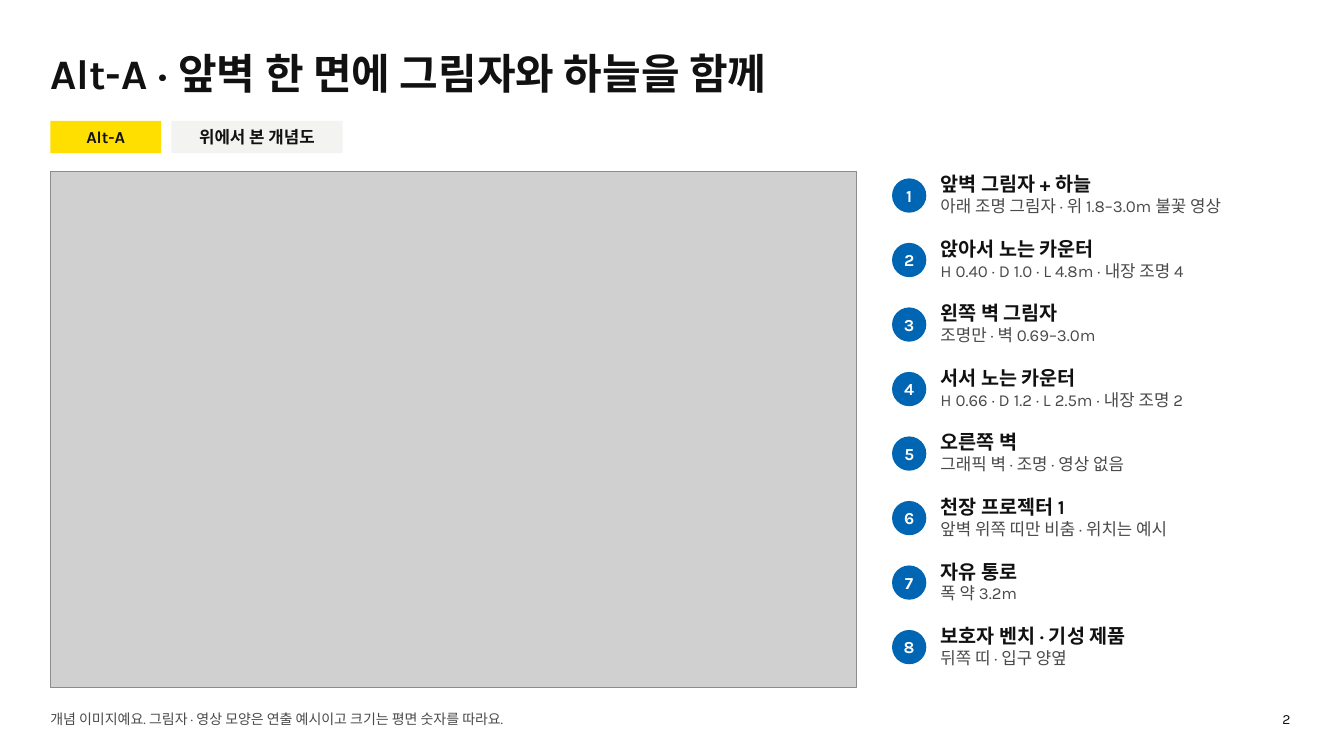
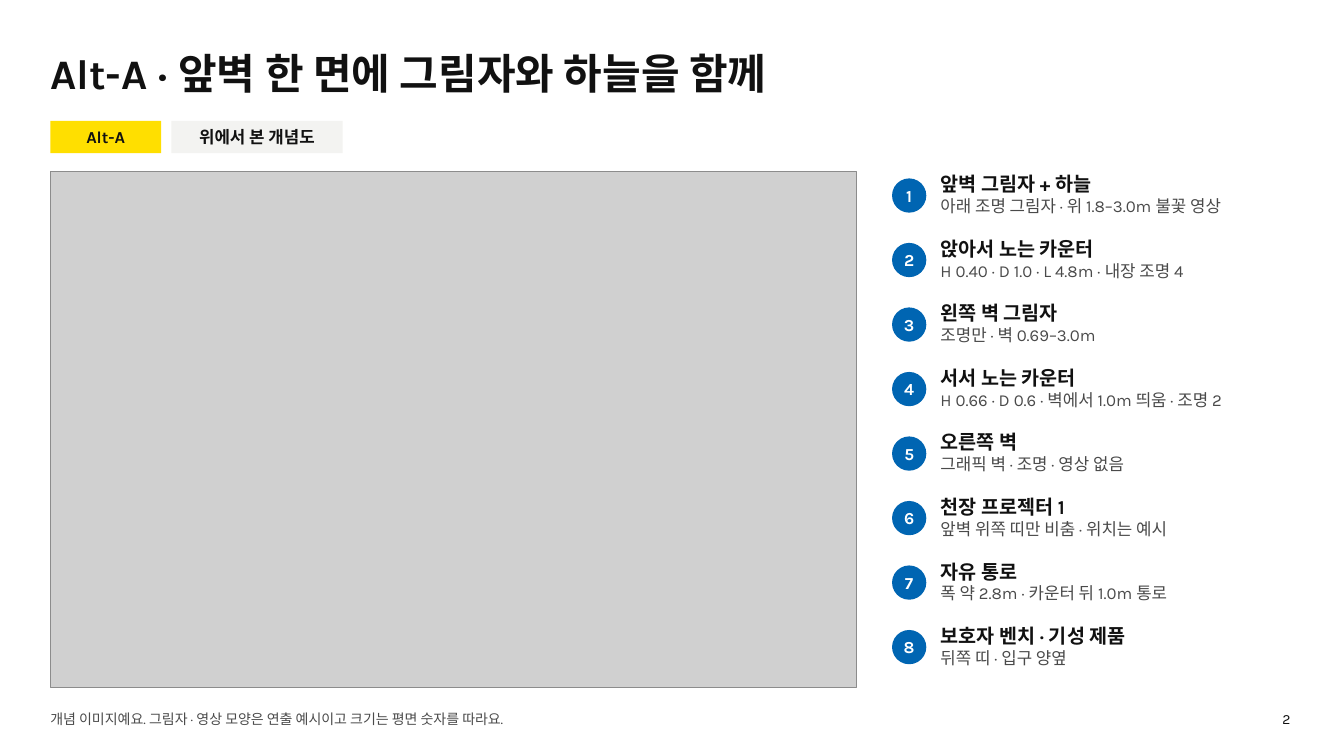
Before and after one commit to Crystalleeee/USA-AKP, a slide deck: slide 2 of reports/akp-blockscape-alt-ab-plans.pptx. Drawn at 1344x756 pixels with LibreOffice and Linux fonts; fonts in the diff are those of the drawing; grey boxes stand for pictures. Boxes give left, top, right and bottom in pixels: in the first picture for what was removed or moved away, otherwise in the second. Text is boxed around its words. In the diff, an @@ line names an element or a change of style, - is before the commit and + after.

```diff
--- a/reports/akp-blockscape-alt-ab-plans.pptx
+++ b/reports/akp-blockscape-alt-ab-plans.pptx
@@ text at <box>940,392,1222,408</box>: text changed @@
-H 0.66 · D 1.2 · L 2.5m · 내장 조명 2
+H 0.66 · D 0.6 · 벽에서 1.0m 띄움 · 조명 2
@@ text at <box>940,585,1167,601</box>: text changed @@
-폭 약 3.2m
+폭 약 2.8m · 카운터 뒤 1.0m 통로
```
Also in this commit, not shown: 4 other slides changed.
